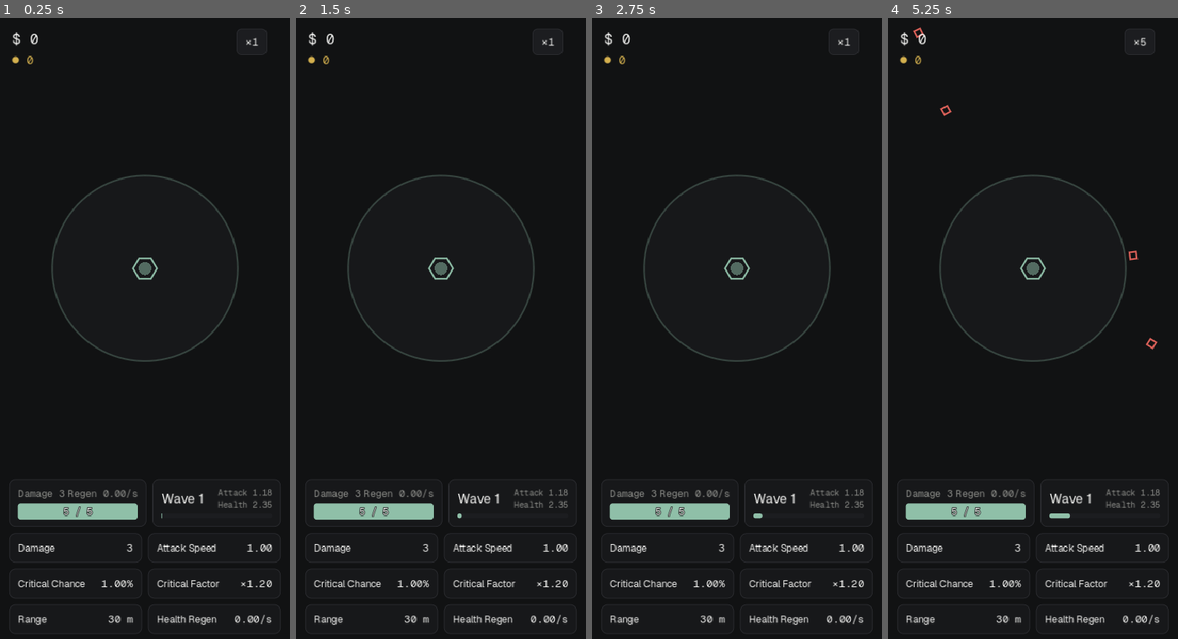
Above: before the commit, frames 1-4 (left to right).
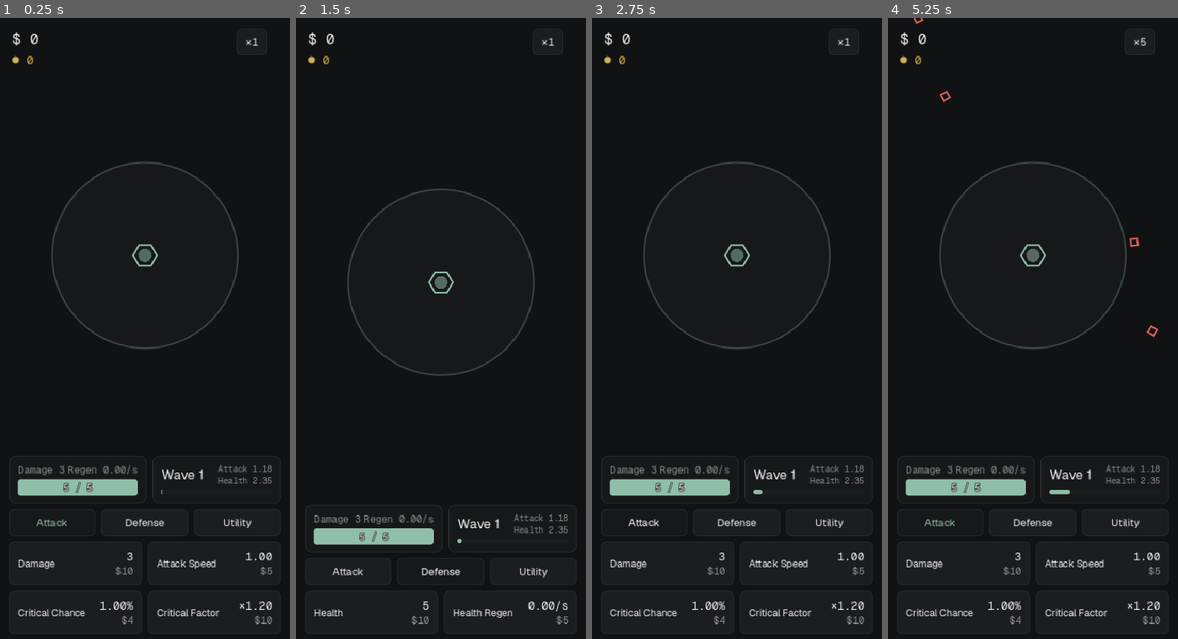
Above: after the commit, the same moments.

Repository: paulhardie/NumberGOup
Game: Godot game, scene res://scenes/main.tscn
The game is run twice, just before and just after one commit, with the same random seed, the same clock (stepped at 60 frames per second) and the same inputs.
Inputs (mouse positions are in pixels of both pictures, inside the frame that each line leads up to):
- Up to frame 1 (0.25 s): no input
- Up to frame 2 (1.5 s): click (348, 521) at 0.5 s, where only the run after the commit has a clickable "Attack"; click (441, 521) at 1.25 s, where only the run after the commit has a clickable "Defense"
- Up to frame 3 (2.75 s): click (644, 570) at 2 s, where only the run after the commit has a clickable "Attack"
- Up to frame 4 (5.25 s): click (1125, 521) at 2.75 s, where only the run after the commit has a clickable "Utility"; click (940, 595) at 3.5 s, where only the run after the commit has a clickable "Attack"; click "×1" at 4.25 s; click "×2" at 5 s

The runs differ from the first frame. In frame 1, 6.9% of the frame differs, in the area x 3-97%, y 23-98%; in frame 2, 6.3%; in frame 3, 6.9%; in frame 4, 7.2%, in the area x 3-97%, y 0-98%.

Commit message:
Rebuild milestone 2: run upgrades with Cash, and smooth movement
- Cash buys levels of the rows The Tower opens from the start (Damage,
  Attack Speed, Critical Chance, Critical Factor, Health, Health Regen)
  at its Cash prices, priced by how many of that row the run has bought.
  Buying Health heals by its gain. BattleSim owns buying; the new
  upgrade panel only asks it.
- Enemies and shots are drawn between their last two ticks, so movement
  is smooth at any display rate (the owner saw jitter).
- The tower's Damage and Health read whole, as The Tower shows them.
- tools/sim_runs.gd gains --buy none|cheapest|even|attack. Spreading
  Cash evenly dies on wave 8 (median of 10 seeds, range 8-10), the
  owner's own first run.
- Tests: buying, prices, closed rows, max levels, healing, drawing
  between ticks, and pressing the real Damage card (289 checks).

Co-Authored-By: Claude Opus 5.5 <noreply@anthropic.com>
Claude-Session: https://claude.ai/code/session_01W4i2gYAY9UbDZF7EEzUZ2o

Diff:
--- a/src/tower/battle_sim.gd
+++ b/src/tower/battle_sim.gd
@@ -26,9 +26,15 @@
 	## Guesses.ENEMY_HIT_SECONDS.
 	var hit_in := 0.0
 	var hits := 0
+	## Where it was a tick ago, so the screen can draw between the two.
+	var last_distance: float
 
 	func position() -> Vector2:
 		return Vector2.from_angle(angle) * distance
+
+	## Where to draw it `blend` of the way from the last tick to this one.
+	func drawn_at(blend: float) -> Vector2:
+		return Vector2.from_angle(angle) * lerpf(last_distance, distance, blend)
 
 	func arrived() -> bool:
 		return distance <= stop_at
@@ -37,13 +43,22 @@
 class Shot:
 	var target: Enemy
 	var position: Vector2
+	var last_position: Vector2
 	var damage: float
 	var critical: bool
 
 
+## The groups of rows a run may buy from: The Tower opens these from the
+## start, and the Workshop opens the rest.
+const START_GROUPS := ["attack_start", "defense_start"]
+
 var run_seed: int
-## Row id → level. Every row not listed is at level 0.
+## Row id → Workshop level, the level every run starts from. Rows not listed
+## are at level 0.
 var levels: Dictionary
+## Row id → levels bought with Cash in this run, on top of the Workshop's.
+var run_levels: Dictionary = {}
+var open_groups: Array = START_GROUPS.duplicate()
 
 var time := 0.0
 var wave := 1
@@ -84,8 +99,42 @@
 	_schedule_wave()
 
 
+func level(id: String) -> int:
+	return int(levels.get(id, 0)) + int(run_levels.get(id, 0))
+
+
 func stat(id: String) -> float:
-	return TowerData.value(id, int(levels.get(id, 0)))
+	return TowerData.value(id, level(id))
+
+
+func is_open(id: String) -> bool:
+	return TowerData.group(id) in open_groups
+
+
+func at_max(id: String) -> bool:
+	return level(id) >= TowerData.max_level(id)
+
+
+## What one more level of `id` costs now. The Tower prices a run's upgrades by
+## how many of that row the run has bought, whatever the Workshop level.
+func price(id: String) -> float:
+	return TowerData.cash_price(id, int(run_levels.get(id, 0)))
+
+
+func can_buy(id: String) -> bool:
+	return alive and is_open(id) and not at_max(id) and cash >= price(id)
+
+
+## Buys one level of `id` with Cash; false, and nothing changes, if it can't.
+func buy(id: String) -> bool:
+	if not can_buy(id):
+		return false
+	var health_before := max_health()
+	cash -= price(id)
+	run_levels[id] = int(run_levels.get(id, 0)) + 1
+	# More Health raises the health you have now by the same amount.
+	health += max_health() - health_before
+	return true
 
 
 func max_health() -> float:
@@ -97,6 +146,10 @@
 		return
 	time += TICK
 	wave_clock += TICK
+	for enemy in enemies:
+		enemy.last_distance = enemy.distance
+	for shot in shots:
+		shot.last_position = shot.position
 	if wave_clock >= TowerData.wave_seconds():
 		wave_clock -= TowerData.wave_seconds()
 		wave += 1
@@ -152,6 +205,7 @@
 		enemy.speed = TowerData.enemy_speed_m(wave, kind)
 		enemy.angle = _spawn_rng.randf() * TAU
 		enemy.distance = Guesses.SPAWN_DISTANCE_M
+		enemy.last_distance = enemy.distance
 		enemy.stop_at = Guesses.RANGED_DISTANCE_M if kind == "ranged" else Guesses.CONTACT_DISTANCE_M
 		enemies.append(enemy)
 
@@ -194,6 +248,7 @@
 		var shot := Shot.new()
 		shot.target = target
 		shot.position = Vector2.ZERO
+		shot.last_position = Vector2.ZERO
 		shot.critical = _combat_rng.randf() < stat("critical_chance")
 		shot.damage = stat("damage") * (stat("critical_factor") if shot.critical else 1.0)
 		shots.append(shot)
--- a/src/tower/tower_data.gd
+++ b/src/tower/tower_data.gd
@@ -67,6 +67,30 @@
 	return int(upgrade(id).max_rank)
 
 
+## The Cash one more level costs, when the run has already bought `bought`
+## of this row. Past the row's table there is nothing left to buy.
+static func cash_price(id: String, bought: int) -> float:
+	var prices: Array = upgrade(id)["cash_prices"]
+	return float(prices[bought]) if bought < prices.size() else INF
+
+
+## Every Workshop row, in The Tower's order.
+static func rows() -> Array[String]:
+	upgrade("damage")
+	var ids: Array[String] = []
+	ids.assign(_upgrades.keys())
+	return ids
+
+
+## Attack, Defense or Utility.
+static func category(id: String) -> String:
+	return String(upgrade(id).workshop_category)
+
+
+static func group(id: String) -> String:
+	return String(upgrade(id).group)
+
+
 static func _load(path: String) -> Dictionary:
 	var text := FileAccess.get_file_as_string(path)
 	var parsed = JSON.parse_string(text)
--- a/src/ui/arena_view.gd
+++ b/src/ui/arena_view.gd
@@ -16,6 +16,8 @@
 const ENEMY_SIZE := {"basic": 9.0, "fast": 7.0, "ranged": 9.0, "tank": 13.0, "boss": 20.0}
 
 var sim: BattleSim
+## How far between the sim's last tick and its current one to draw things.
+var blend := 1.0
 ## Where the tower stands, in the view.
 var centre := Vector2.ZERO
 
@@ -55,7 +57,7 @@
 	for enemy in sim.enemies:
 		_draw_enemy(enemy)
 	for shot in sim.shots:
-		draw_circle(to_view(shot.position), 3.0 if shot.critical else 2.0, Palette.TEXT if shot.critical else Palette.ACCENT)
+		draw_circle(to_view(shot.last_position.lerp(shot.position, blend)), 3.0 if shot.critical else 2.0, Palette.TEXT if shot.critical else Palette.ACCENT)
 	for item in _floats:
 		var rise: float = item.age / FLOAT_SECONDS
 		var at: Vector2 = to_view(item.at) + Vector2(0, -14.0 - 18.0 * rise)
@@ -75,7 +77,7 @@
 
 func _draw_enemy(enemy: BattleSim.Enemy) -> void:
 	var half: float = ENEMY_SIZE[enemy.kind] * 0.5
-	var at := to_view(enemy.position())
+	var at := to_view(enemy.drawn_at(blend))
 	var colour := Palette.BOSS if enemy.kind == "boss" else (Palette.WARNING if enemy.kind == "fast" else Palette.ENEMY)
 	var turn := enemy.angle + PI * 0.25
 	var corners := PackedVector2Array()
--- a/src/ui/battle_screen.gd
+++ b/src/ui/battle_screen.gd
@@ -1,26 +1,18 @@
 extends Control
 ## The battle: the arena on top, the tower's and the wave's readouts below it,
-## then the tower's stats. It runs the sim at the chosen game speed and draws
+## then the run's upgrades. It runs the sim at the chosen game speed and draws
 ## it; every rule lives in BattleSim.
 
 const TowerData = preload("res://src/tower/tower_data.gd")
 const BattleSim = preload("res://src/tower/battle_sim.gd")
 const Palette = preload("res://src/ui/palette.gd")
 const ArenaView = preload("res://src/ui/arena_view.gd")
+const UpgradePanel = preload("res://src/ui/upgrade_panel.gd")
 
 ## Game speeds, for testing a run quickly (docs/REBUILD_SPEC.md, "Dev only").
 const SPEEDS := [1.0, 2.0, 5.0]
 ## At most this many ticks a frame, so a slow frame can't snowball.
 const MAX_TICKS_PER_FRAME := 400
-
-const STAT_ROWS := [
-	["Damage", "damage"],
-	["Attack Speed", "attack_speed"],
-	["Critical Chance", "critical_chance"],
-	["Critical Factor", "critical_factor"],
-	["Range", "range"],
-	["Health Regen", "health_regen"],
-]
 
 var sim: BattleSim
 var _speed_index := 0
@@ -38,7 +30,7 @@
 var _enemy_attack: Label
 var _enemy_health: Label
 var _wave_bar: ProgressBar
-var _stat_values: Dictionary = {}
+var _upgrades: UpgradePanel
 var _over: PanelContainer
 var _over_text: Label
 
@@ -54,6 +46,7 @@
 	sim = BattleSim.new(seed_value)
 	sim.record_events = true
 	_arena.sim = sim
+	_upgrades.set_sim(sim)
 	_carry = 0.0
 	_over.visible = false
 
@@ -69,6 +62,9 @@
 		ticks += 1
 	if ticks == MAX_TICKS_PER_FRAME:
 		_carry = 0.0
+	# Draw each enemy and shot between its last two ticks, so movement is
+	# smooth whatever the display's frame rate.
+	_arena.blend = clampf(_carry / BattleSim.TICK, 0.0, 1.0) if sim.alive else 1.0
 	_arena.absorb(sim.events, delta)
 	sim.events.clear()
 	_arena.queue_redraw()
@@ -80,33 +76,22 @@
 func _refresh() -> void:
 	_cash.text = "$ " + Palette.number(sim.cash)
 	_coins.text = "● " + Palette.number(sim.coins)
-	_tower_damage.text = "Damage " + Palette.number(sim.stat("damage"))
+	_tower_damage.text = "Damage " + UpgradePanel.value_text("damage", sim.stat("damage"))
 	_tower_regen.text = "Regen %.2f/s" % sim.stat("health_regen")
 	_health_bar.max_value = sim.max_health()
 	_health_bar.value = sim.health
-	_health_text.text = "%s / %s" % [Palette.number(sim.health), Palette.number(sim.max_health())]
+	# Whole, as The Tower shows it. A tower still standing never reads 0, and
+	# full health never reads more than the most.
+	var most := roundf(sim.max_health())
+	var now := minf(roundf(sim.health), most)
+	if sim.alive:
+		now = maxf(now, 1.0)
+	_health_text.text = "%s / %s" % [Palette.number(now), Palette.number(most)]
 	_wave_title.text = "Wave %d" % sim.wave
 	_enemy_attack.text = "Attack " + Palette.number(TowerData.enemy_attack(sim.wave, "basic"))
 	_enemy_health.text = "Health " + Palette.number(TowerData.enemy_health(sim.wave, "basic"))
 	_wave_bar.value = sim.wave_clock / TowerData.wave_seconds()
-	for row in STAT_ROWS:
-		_stat_values[row[1]].text = _stat_text(row[1])
-
-
-func _stat_text(id: String) -> String:
-	var value := sim.stat(id)
-	match id:
-		"attack_speed":
-			return "%.2f" % value
-		"critical_chance":
-			return "%.2f%%" % (value * 100.0)
-		"critical_factor":
-			return "×%.2f" % value
-		"range":
-			return "%s m" % Palette.number(value)
-		"health_regen":
-			return "%.2f/s" % value
-	return Palette.number(value)
+	_upgrades.refresh()
 
 
 func _show_run_over() -> void:
@@ -162,13 +147,8 @@
 	readouts.add_child(_tower_panel())
 	readouts.add_child(_wave_panel())
 
-	var grid := GridContainer.new()
-	grid.columns = 2
-	grid.add_theme_constant_override("h_separation", 8)
-	grid.add_theme_constant_override("v_separation", 8)
-	for row in STAT_ROWS:
-		grid.add_child(_stat_card(row[0], row[1]))
-	column.add_child(_margined(grid, 16))
+	_upgrades = UpgradePanel.new()
+	column.add_child(_margined(_upgrades, 16))
 
 	_over = PanelContainer.new()
 	_over.add_theme_stylebox_override("panel", Palette.panel_box())
@@ -247,21 +227,6 @@
 	return panel
 
 
-func _stat_card(title: String, id: String) -> PanelContainer:
-	var panel := _panel()
-	var line := HBoxContainer.new()
-	panel.add_child(line)
-	var name_label := Label.new()
-	name_label.text = title
-	name_label.size_flags_horizontal = Control.SIZE_EXPAND_FILL
-	name_label.add_theme_font_size_override("font_size", 13)
-	line.add_child(name_label)
-	var value := _number_label(14, Palette.TEXT)
-	line.add_child(value)
-	_stat_values[id] = value
-	return panel
-
-
 func _panel() -> PanelContainer:
 	var panel := PanelContainer.new()
 	panel.add_theme_stylebox_override("panel", Palette.panel_box())
--- /dev/null
+++ b/src/ui/upgrade_panel.gd
@@ -0,0 +1,135 @@
+extends VBoxContainer
+## The run's upgrades: Attack, Defense and Utility tabs of the rows this run
+## may buy, each a card with its value and the Cash for one more level. It
+## asks BattleSim what can be bought and what it costs; it decides nothing.
+
+const TowerData = preload("res://src/tower/tower_data.gd")
+const BattleSim = preload("res://src/tower/battle_sim.gd")
+const Palette = preload("res://src/ui/palette.gd")
+
+const TABS := [["Attack", "attack"], ["Defense", "defense"], ["Utility", "utility"]]
+
+var sim: BattleSim
+var _tab := "attack"
+var _tab_buttons: Dictionary = {}
+var _grid: GridContainer
+var _empty: Label
+## Row id → {button, value, price}, for the cards on the current tab.
+var _cards: Dictionary = {}
+
+
+func _init() -> void:
+	add_theme_constant_override("separation", 8)
+	var tabs := HBoxContainer.new()
+	tabs.add_theme_constant_override("separation", 8)
+	add_child(tabs)
+	for tab in TABS:
+		var button := Button.new()
+		button.text = tab[0]
+		button.toggle_mode = true
+		button.size_flags_horizontal = Control.SIZE_EXPAND_FILL
+		button.pressed.connect(show_tab.bind(tab[1]))
+		tabs.add_child(button)
+		_tab_buttons[tab[1]] = button
+	_grid = GridContainer.new()
+	_grid.columns = 2
+	_grid.add_theme_constant_override("h_separation", 8)
+	_grid.add_theme_constant_override("v_separation", 8)
+	add_child(_grid)
+	_empty = Label.new()
+	_empty.text = "Cash upgrades open in the Workshop."
+	_empty.add_theme_color_override("font_color", Palette.MUTED)
+	_empty.horizontal_alignment = HORIZONTAL_ALIGNMENT_CENTER
+	add_child(_empty)
+
+
+func set_sim(run: BattleSim) -> void:
+	sim = run
+	show_tab(_tab)
+
+
+func show_tab(tab: String) -> void:
+	_tab = tab
+	for id in _tab_buttons:
+		_tab_buttons[id].set_pressed_no_signal(id == tab)
+	for child in _grid.get_children():
+		child.queue_free()
+	_cards.clear()
+	for id in TowerData.rows():
+		if TowerData.category(id) == tab and sim.is_open(id):
+			_grid.add_child(_card(id))
+	_empty.visible = _cards.is_empty()
+	refresh()
+
+
+func refresh() -> void:
+	for id in _cards:
+		var card: Dictionary = _cards[id]
+		card.value.text = value_text(id, sim.stat(id))
+		card.price.text = "MAX" if sim.at_max(id) else "$" + Palette.number(sim.price(id))
+		var affordable := sim.can_buy(id)
+		card.button.disabled = not affordable
+		card.price.add_theme_color_override("font_color", Palette.ACCENT if affordable else Palette.MUTED)
+
+
+## A row's value the way The Tower writes it.
+static func value_text(id: String, value: float) -> String:
+	match id:
+		"attack_speed":
+			return "%.2f" % value
+		"critical_chance":
+			return "%.2f%%" % (value * 100.0)
+		"critical_factor":
+			return "×%.2f" % value
+		"range":
+			return "%s m" % Palette.number(value)
+		"health_regen":
+			return "%.2f/s" % value
+		"damage", "health":
+			# The Tower shows the tower's own Damage and Health whole.
+			return Palette.number(roundf(value))
+	return Palette.number(value)
+
+
+func _card(id: String) -> Button:
+	var button := Button.new()
+	button.custom_minimum_size = Vector2(0, 58)
+	button.size_flags_horizontal = Control.SIZE_EXPAND_FILL
+	button.pressed.connect(func():
+		sim.buy(id)
+		refresh())
+	var line := HBoxContainer.new()
+	line.set_anchors_and_offsets_preset(Control.PRESET_FULL_RECT)
+	line.offset_left = 12
+	line.offset_right = -12
+	line.mouse_filter = Control.MOUSE_FILTER_IGNORE
+	button.add_child(line)
+	var title := Label.new()
+	title.text = String(TowerData.upgrade(id).title).capitalize()
+	title.add_theme_font_size_override("font_size", 13)
+	title.size_flags_horizontal = Control.SIZE_EXPAND_FILL
+	title.vertical_alignment = VERTICAL_ALIGNMENT_CENTER
+	title.autowrap_mode = TextServer.AUTOWRAP_WORD_SMART
+	title.mouse_filter = Control.MOUSE_FILTER_IGNORE
+	line.add_child(title)
+	var numbers := VBoxContainer.new()
+	numbers.alignment = BoxContainer.ALIGNMENT_CENTER
+	numbers.add_theme_constant_override("separation", 0)
+	numbers.mouse_filter = Control.MOUSE_FILTER_IGNORE
+	line.add_child(numbers)
+	var value := _number_label(15, Palette.TEXT)
+	var price := _number_label(13, Palette.ACCENT)
+	numbers.add_child(value)
+	numbers.add_child(price)
+	_cards[id] = {"button": button, "value": value, "price": price}
+	return button
+
+
+func _number_label(font_size: int, colour: Color) -> Label:
+	var label := Label.new()
+	label.add_theme_font_override("font", Palette.NUMBER_FONT)
+	label.add_theme_font_size_override("font_size", font_size)
+	label.add_theme_color_override("font_color", colour)
+	label.horizontal_alignment = HORIZONTAL_ALIGNMENT_RIGHT
+	label.mouse_filter = Control.MOUSE_FILTER_IGNORE
+	return label
--- a/tests/tower_tests.gd
+++ b/tests/tower_tests.gd
@@ -8,12 +8,18 @@
 const TowerData = preload("res://src/tower/tower_data.gd")
 const BattleSim = preload("res://src/tower/battle_sim.gd")
 const Palette = preload("res://src/ui/palette.gd")
+const BattleScreen = preload("res://src/ui/battle_screen.gd")
 
 var _failures: Array[String] = []
 var _checks := 0
 
 
 func _init() -> void:
+	# Once the tree is running, so screens added to it set themselves up.
+	_run.call_deferred()
+
+
+func _run() -> void:
 	for method in get_method_list():
 		if String(method.name).begins_with("test_"):
 			call(method.name)
@@ -179,6 +185,92 @@
 		check(not sim.alive and sim.wave <= 3, "seed %d fell on wave %d" % [seed_value, sim.wave])
 
 
+func test_buying_a_level_costs_the_towers_cash() -> void:
+	var sim := _quiet_sim()
+	check(not sim.buy("damage"), "no Cash, no purchase")
+	sim.cash = 25.0
+	check(sim.price("damage") == 10.0, "the first Damage level costs $10")
+	check(sim.buy("damage"), "a level bought with $10")
+	check_near(sim.cash, 15.0, 0.0, "$10 spent")
+	check_near(sim.stat("damage"), TowerData.value("damage", 1), 0.0, "Damage rises one level")
+	check(sim.price("damage") == 12.0, "the next costs $12")
+	check(sim.buy("damage") and not sim.buy("damage"), "$12 more buys one more, then the Cash runs out")
+	check_near(sim.cash, 3.0, 0.0, "$3 left")
+
+
+func test_a_run_prices_by_its_own_purchases() -> void:
+	var sim := BattleSim.new(1, {"damage": 20})
+	check(sim.price("damage") == 10.0, "Workshop levels don't raise a run's first price")
+	check_near(sim.stat("damage"), TowerData.value("damage", 20), 0.0, "the run starts at the Workshop's level")
+
+
+func test_only_open_rows_can_be_bought() -> void:
+	var sim := _quiet_sim()
+	sim.cash = 1e6
+	for id in ["damage", "attack_speed", "critical_chance", "critical_factor", "health", "health_regen"]:
+		check(sim.is_open(id), "%s is open from the start" % id)
+	for id in ["range", "defense_absolute", "thorns", "cash_bonus", "coins_per_wave"]:
+		check(not sim.is_open(id) and not sim.buy(id), "%s waits for the Workshop" % id)
+
+
+func test_buying_health_heals_by_the_gain() -> void:
+	var sim := _quiet_sim()
+	sim.health = 2.0
+	sim.cash = 10.0
+	check(sim.buy("health"), "Health bought")
+	check_near(sim.max_health(), 10.0, 0.0, "the most rises from 5 to 10")
+	check_near(sim.health, 7.0, 0.0, "and the health you have rises by the same 5")
+
+
+func test_nothing_past_a_rows_last_level() -> void:
+	var sim := BattleSim.new(1, {"attack_speed": TowerData.max_level("attack_speed")})
+	sim.cash = 1e9
+	check(sim.at_max("attack_speed") and not sim.buy("attack_speed"), "a maxed row can't be bought")
+
+
+func test_a_fallen_tower_buys_nothing() -> void:
+	var sim := _quiet_sim()
+	sim.cash = 100.0
+	sim.alive = false
+	check(not sim.buy("damage"), "no buying after the run ends")
+	check_near(sim.cash, 100.0, 0.0, "and no Cash taken")
+
+
+func test_things_are_drawn_between_their_last_two_ticks() -> void:
+	var sim := _quiet_sim()
+	var enemy := _place(sim, "basic", 50.0)
+	enemy.speed = 30.0
+	enemy.stop_at = Guesses.CONTACT_DISTANCE_M
+	sim.step()
+	check_near(enemy.drawn_at(0.0).length(), 50.0, 0.0001, "at blend 0, where it was a tick ago")
+	check_near(enemy.drawn_at(1.0).length(), 49.0, 0.0001, "at blend 1, where it is now")
+	check_near(enemy.drawn_at(0.5).length(), 49.5, 0.0001, "halfway between at 0.5")
+
+
+func test_pressing_an_upgrade_card_buys_it() -> void:
+	var screen = BattleScreen.new()
+	root.add_child(screen)
+	screen.sim.cash = 10.0
+	screen._upgrades.refresh()
+	var card: Button = screen._upgrades._cards["damage"].button
+	check(not card.disabled, "an affordable card can be pressed")
+	card.pressed.emit()
+	check(screen.sim.run_levels.get("damage", 0) == 1, "pressing Damage buys a level")
+	check_near(screen.sim.cash, 0.0, 0.0, "for $10")
+	check(card.disabled, "and the card greys out once Cash runs short")
+	screen.sim.health = screen.sim.max_health()
+	screen.sim.run_levels = {"health": 2}
+	screen.sim.health = screen.sim.max_health()
+	screen._refresh()
+	check(screen._health_text.text == "15 / 15", "full health 15.08 reads 15 / 15: %s" % screen._health_text.text)
+	screen.sim.health = 0.3
+	screen._refresh()
+	check(screen._health_text.text.begins_with("1 /"), "a tower still standing never reads 0: %s" % screen._health_text.text)
+	screen._upgrades.show_tab("utility")
+	check(screen._upgrades._cards.is_empty() and screen._upgrades._empty.visible, "Utility says its rows open in the Workshop")
+	screen.free()
+
+
 func test_numbers_read_as_the_towers() -> void:
 	check(Palette.number(2.35) == "2.35", "two decimals while small")
 	check(Palette.number(3.0) == "3", "whole numbers stay whole")
@@ -205,6 +297,7 @@
 	enemy.speed = 0.0
 	enemy.angle = 0.0
 	enemy.distance = distance
+	enemy.last_distance = distance
 	enemy.stop_at = minf(distance, Guesses.CONTACT_DISTANCE_M)
 	sim.enemies.append(enemy)
 	return enemy
--- a/tools/capture_battle.gd
+++ b/tools/capture_battle.gd
@@ -1,12 +1,13 @@
 extends SceneTree
 ## Opens the battle in a real window, fast-forwards a seeded run to a few
-## moments and saves a screenshot of each to user://capture, for looking at,
+## moments, buying upgrades as it goes, and saves a screenshot of each to
+## user://capture, for looking at,
 ## never for pixel comparison. Nothing is saved: the game has no save yet.
 ## On headless Linux wrap it in xvfb-run -a -s "-screen 0 1024x1100x24".
 
 const BattleScreen = preload("res://src/ui/battle_screen.gd")
 
-const MOMENTS := [4.0, 12.0, 30.0, 45.0, 200.0]
+const MOMENTS := [4.0, 30.0, 120.0, 240.0, 600.0]
 
 
 func _init() -> void:
@@ -25,6 +26,7 @@
 	for moment in MOMENTS:
 		var events: Array[Dictionary] = []
 		while screen.sim.time < moment and screen.sim.alive:
+			_buy_evenly(screen.sim)
 			screen.sim.step()
 			events.append_array(screen.sim.events)
 			screen.sim.events.clear()
@@ -40,3 +42,12 @@
 		root.get_texture().get_image().save_png(path)
 		print("wrote ", ProjectSettings.globalize_path(path))
 	quit()
+
+
+## Buys whichever open row has the fewest levels, when it can afford it.
+func _buy_evenly(sim) -> void:
+	var fewest := ""
+	for id in ["damage", "attack_speed", "critical_chance", "critical_factor", "health", "health_regen"]:
+		if fewest == "" or int(sim.run_levels.get(id, 0)) < int(sim.run_levels.get(fewest, 0)):
+			fewest = id
+	sim.buy(fewest)
--- a/tools/sim_runs.gd
+++ b/tools/sim_runs.gd
@@ -2,25 +2,77 @@
 ## Plays runs headless and prints where each ended: the measuring tool for
 ## the rebuild (docs/REBUILD_SPEC.md). A measurement, not a gate.
 ##
-##   bash run_godot.sh --headless --path . -s res://tools/sim_runs.gd -- --seeds 20 --cap-minutes 90
+##   bash run_godot.sh --headless --path . -s res://tools/sim_runs.gd -- --seeds 20 --buy cheapest
+##
+## --buy picks how the run spends its Cash, as a stand-in for a player:
+##   none      never buys (the default)
+##   cheapest  buys the cheapest level it can afford, as soon as it can
+##   even      buys whichever open row has the fewest levels, when it can
+##   attack    only Damage and Attack Speed, cheapest first
+## --cap-minutes stops a run that is still alive (default 90).
 
 const BattleSim = preload("res://src/tower/battle_sim.gd")
+const TowerData = preload("res://src/tower/tower_data.gd")
+
+const STRATEGIES := ["none", "cheapest", "even", "attack"]
 
 
 func _init() -> void:
 	var options := _options()
 	var seeds := int(options.get("seeds", "10"))
 	var cap_seconds := float(options.get("cap-minutes", "90")) * 60.0
+	var strategy: String = options.get("buy", "none")
+	if strategy not in STRATEGIES:
+		printerr("--buy must be one of %s" % ", ".join(STRATEGIES))
+		quit(1)
+		return
 	var waves: Array[int] = []
-	print("seed  wave  game time  kills  cash earned  coins  killed by")
+	print("buying: %s" % strategy)
+	print("seed  wave  game time  kills  cash earned  coins  killed by  levels bought")
 	for index in range(seeds):
 		var sim := BattleSim.new(index + 1)
-		sim.run_until_dead(cap_seconds)
+		while sim.alive and sim.time < cap_seconds:
+			_spend(sim, strategy)
+			sim.step()
 		waves.append(sim.wave)
-		print("%4d  %4d  %9s  %5d  %11.0f  %5.0f  %s" % [index + 1, sim.wave, _clock(sim.time), sim.kills, sim.cash_earned, sim.coins, sim.killed_by if not sim.alive else "(alive at cap)"])
+		print("%4d  %4d  %9s  %5d  %11.0f  %5.0f  %-9s  %s" % [index + 1, sim.wave, _clock(sim.time), sim.kills, sim.cash_earned, sim.coins,
+			sim.killed_by if not sim.alive else "(alive)", _bought(sim)])
 	waves.sort()
 	print("median wave %d, range %d to %d" % [waves[waves.size() / 2], waves[0], waves[-1]])
 	quit()
+
+
+func _spend(sim: BattleSim, strategy: String) -> void:
+	if strategy == "none":
+		return
+	while true:
+		var choice := _choose(sim, strategy)
+		if choice == "" or not sim.buy(choice):
+			return
+
+
+## The row the strategy buys next, or "" to wait. It waits for its choice
+## rather than buying something else, as a player saving up would.
+func _choose(sim: BattleSim, strategy: String) -> String:
+	var rows: Array[String] = []
+	for id in TowerData.rows():
+		if sim.is_open(id) and not sim.at_max(id) and (strategy != "attack" or id in ["damage", "attack_speed"]):
+			rows.append(id)
+	if rows.is_empty():
+		return ""
+	var best := rows[0]
+	for id in rows:
+		var better := sim.price(id) < sim.price(best) if strategy != "even" else int(sim.run_levels.get(id, 0)) < int(sim.run_levels.get(best, 0))
+		if better:
+			best = id
+	return best if sim.can_buy(best) else ""
+
+
+func _bought(sim: BattleSim) -> String:
+	var parts: Array[String] = []
+	for id in sim.run_levels:
+		parts.append("%s %d" % [id, sim.run_levels[id]])
+	return ", ".join(parts)
 
 
 func _clock(seconds: float) -> String:
Not shown, added: src/ui/upgrade_panel.gd.uid
Not shown, changed: AGENTS.md
Not shown, changed: README.md
Not shown, changed: docs/HANDOVER.md
Not shown, changed: docs/REBUILD_SPEC.md
